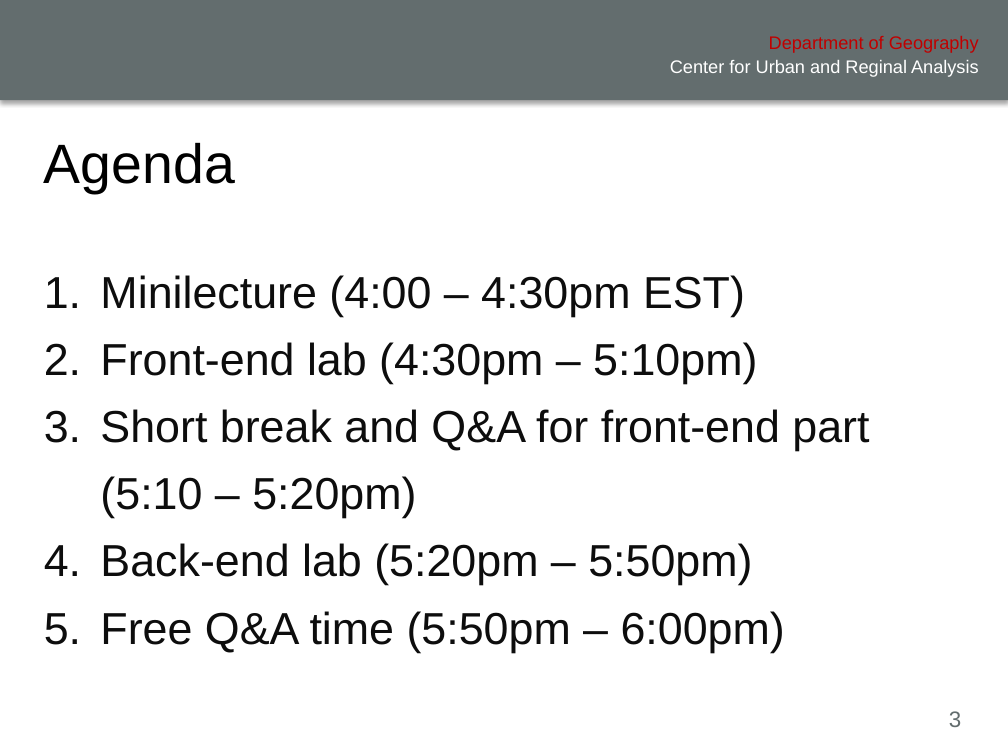
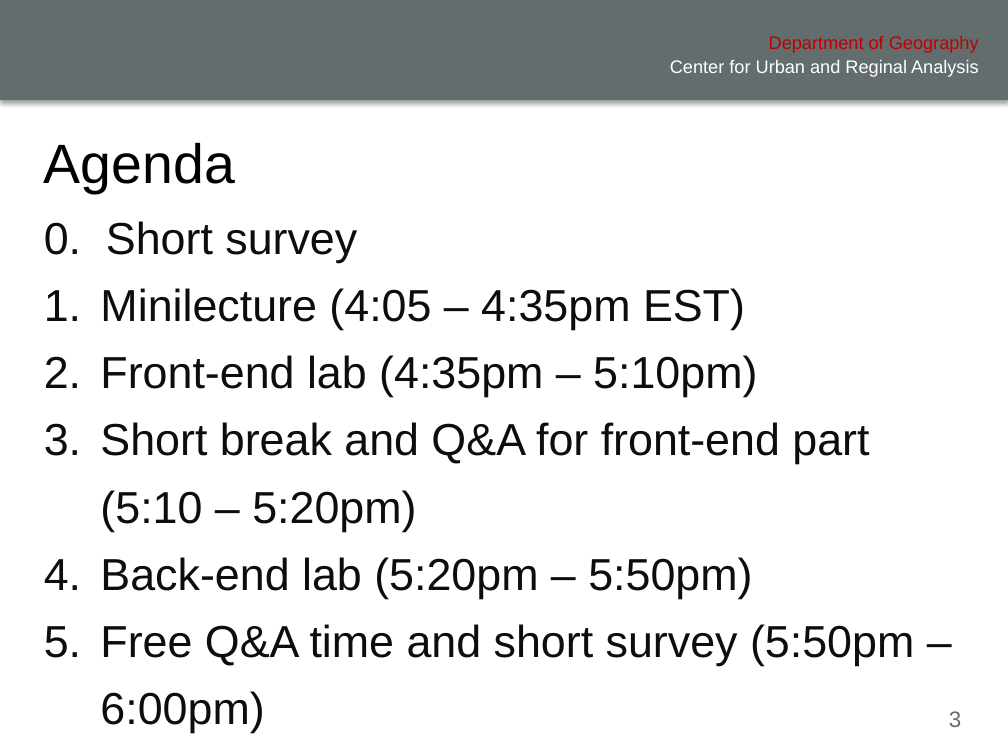
Before and after one commit to xiaohuiliugis/UCGIS-Fullstack-Geovisualization-Workshop, a slide deck: slide 3 of doc/presentation.pptx. Drawn at 1008x756 pixels with LibreOffice and Linux fonts; fonts in the diff are those of the drawing; background and template pictures are left out. Boxes give left, top, right and bottom in pixels: in the first picture for what was removed or moved away, otherwise in the second. Text is boxed around its words. In the diff, an @@ line names an element or a change of style, - is before the commit and + after.

```diff
--- a/doc/presentation.pptx
+++ b/doc/presentation.pptx
@@ text at [44, 221, 757, 397]: text changed @@
-1. Minilecture (4:00 – 4:30pm EST)
-2. Front-end lab (4:30pm – 5:10pm)
+0. Short survey
+1. Minilecture (4:05 – 4:35pm EST)
+2. Front-end lab (4:35pm – 5:10pm)
@@ text at [100, 624, 914, 666]: text changed @@
-5. Free Q&A time (5:50pm – 6:00pm)
+5. Free Q&A time and short survey (5:50pm – 6:00pm)
```
Also in this commit, not shown: 4 other slides changed, 31 slides added, 1 slide removed, 5 other files.
